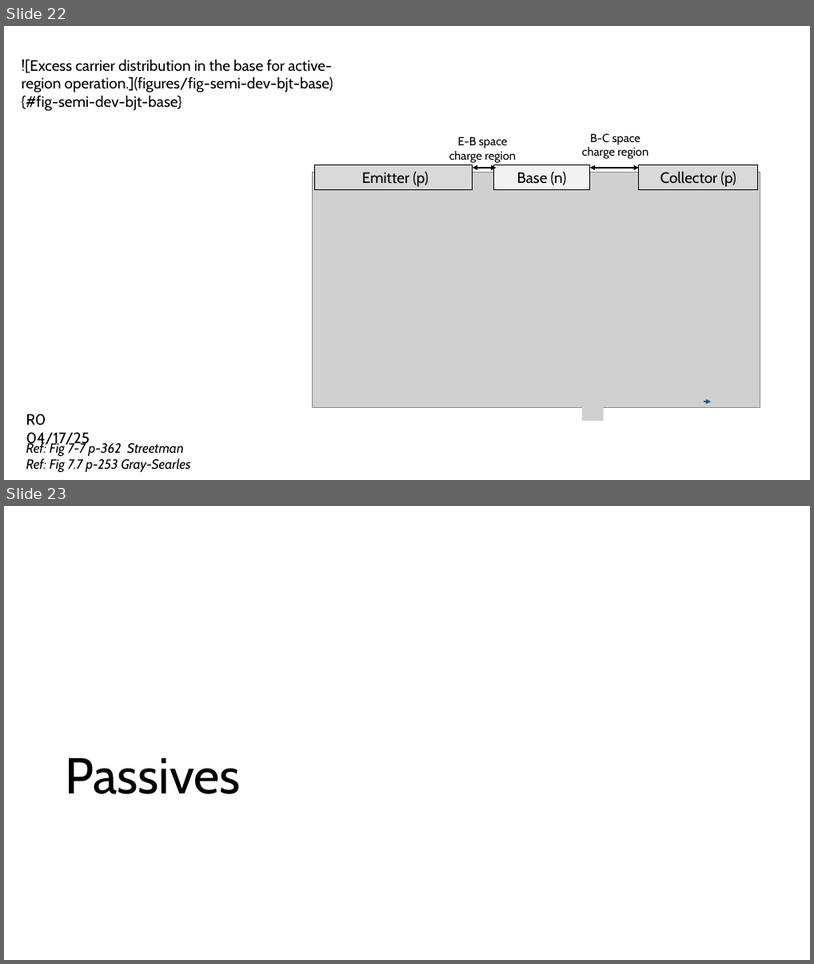
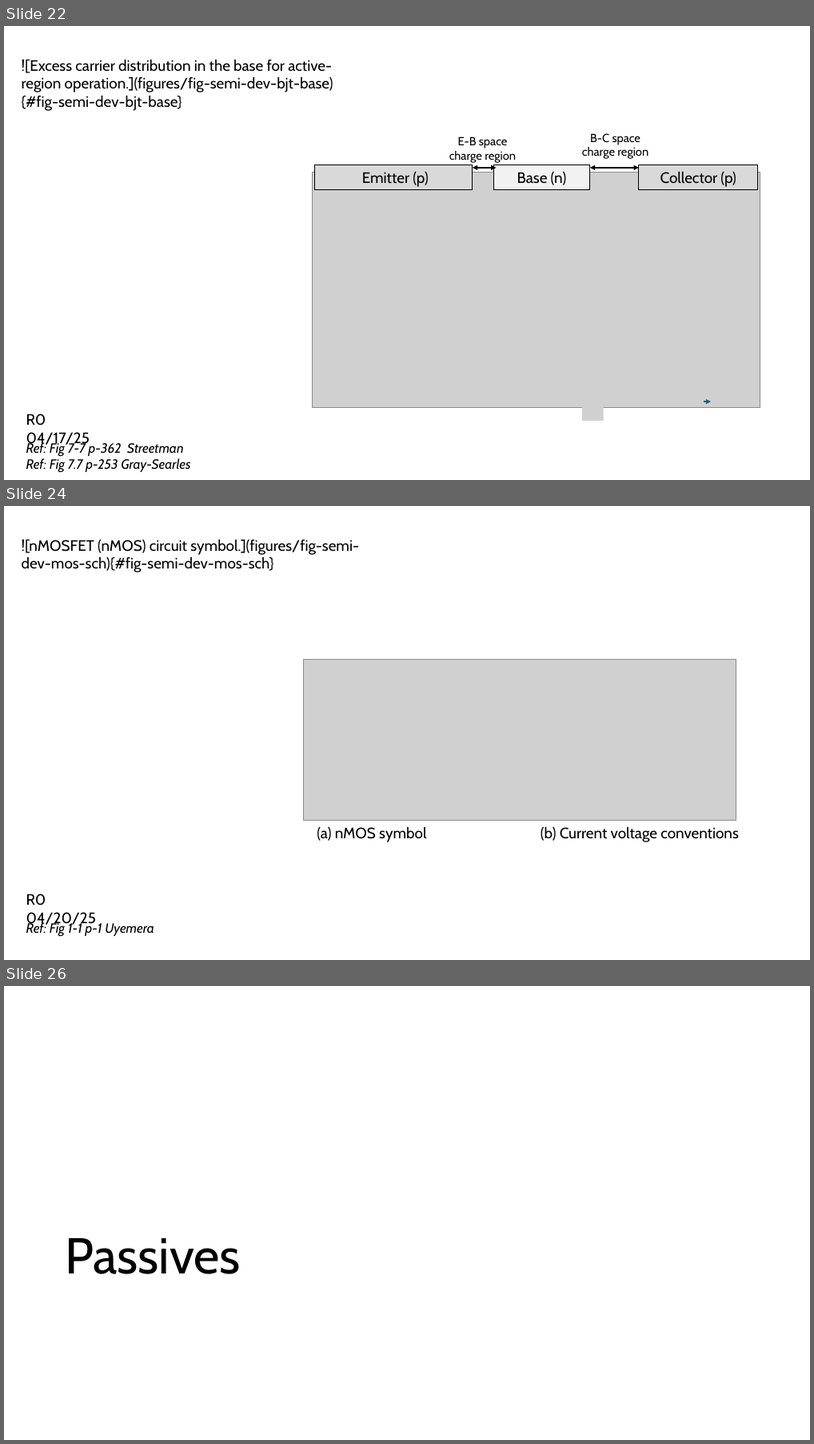
Before and after one commit to mixignal-press/ebook-ice1, a slide deck: figures/fig.pptx. Shown one above the other, each under a label of ours: slides 22 and 23 before the commit, slides 22, 24 and 26 after it; the slides between them are not shown. The pictures are 814x964 and 814x1444 pixels, drawn with LibreOffice and Linux fonts; fonts in the diff are those of the drawing; grey boxes stand for pictures; background and template pictures are left out. Boxes give left, top, right and bottom in pixels: in the first picture for what was removed or moved away, otherwise in the second. Text is boxed around its words. In the diff, an @@ line names an element or a change of style, - is before the commit and + after.

```diff
--- a/figures/fig.pptx
+++ b/figures/fig.pptx
@@ slide 24 added at bbox=[4, 506, 810, 960], background #FFFFFF @@
@@ text added at bbox=[22, 539, 359, 572], 18 pt, text #000000 @@
+![nMOSFET (nMOS) circuit symbol.](figures/fig-semi-dev-mos-sch){#fig-semi-dev-mos-sch}
@@ picture added at bbox=[304, 659, 737, 820] @@
@@ text added at bbox=[317, 826, 426, 842], 18 pt, text #000000 @@
+(a) nMOS symbol
@@ text added at bbox=[541, 826, 739, 842], 18 pt, text #000000 @@
+(b) Current voltage conventions
@@ text added at bbox=[26, 893, 96, 927], 18 pt, text #000000 @@
+R0 04/20/25
@@ text added at bbox=[26, 921, 154, 936], 16 pt, text #000000, italic @@
+Ref: Fig 1-1 p-1 Uyemera
@@ what was slide 23 is now slide 26 @@
```
Also in this commit, not shown: 2 other slides added, 11 other files.
